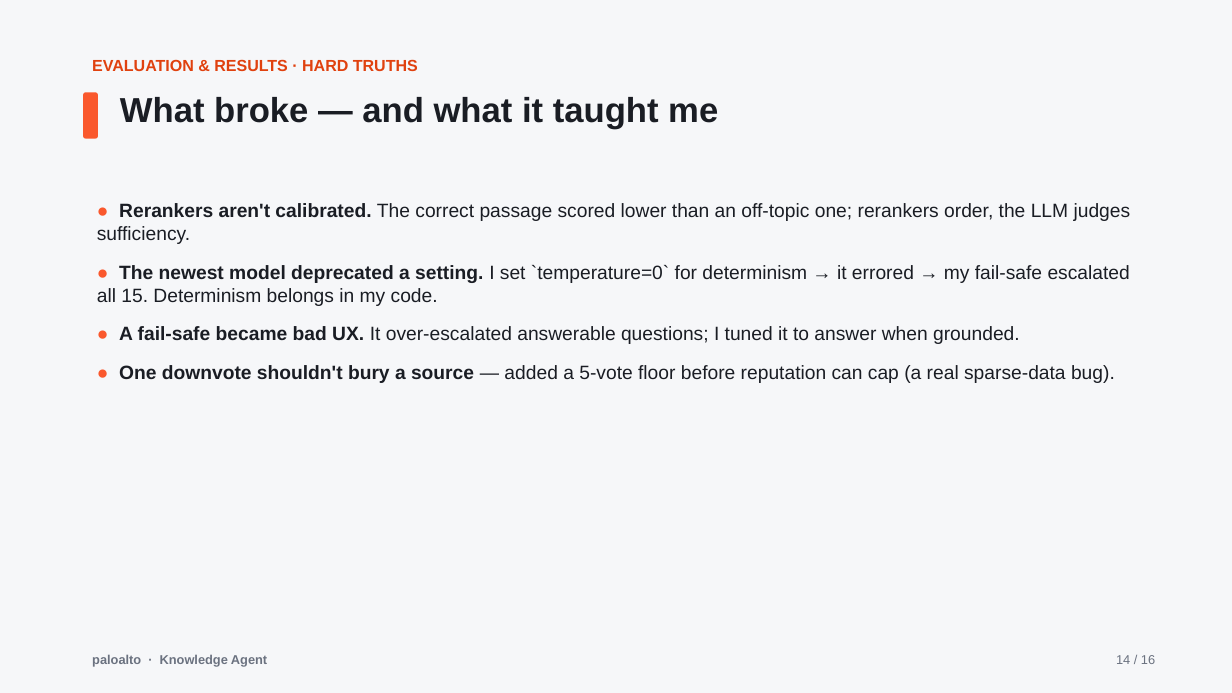
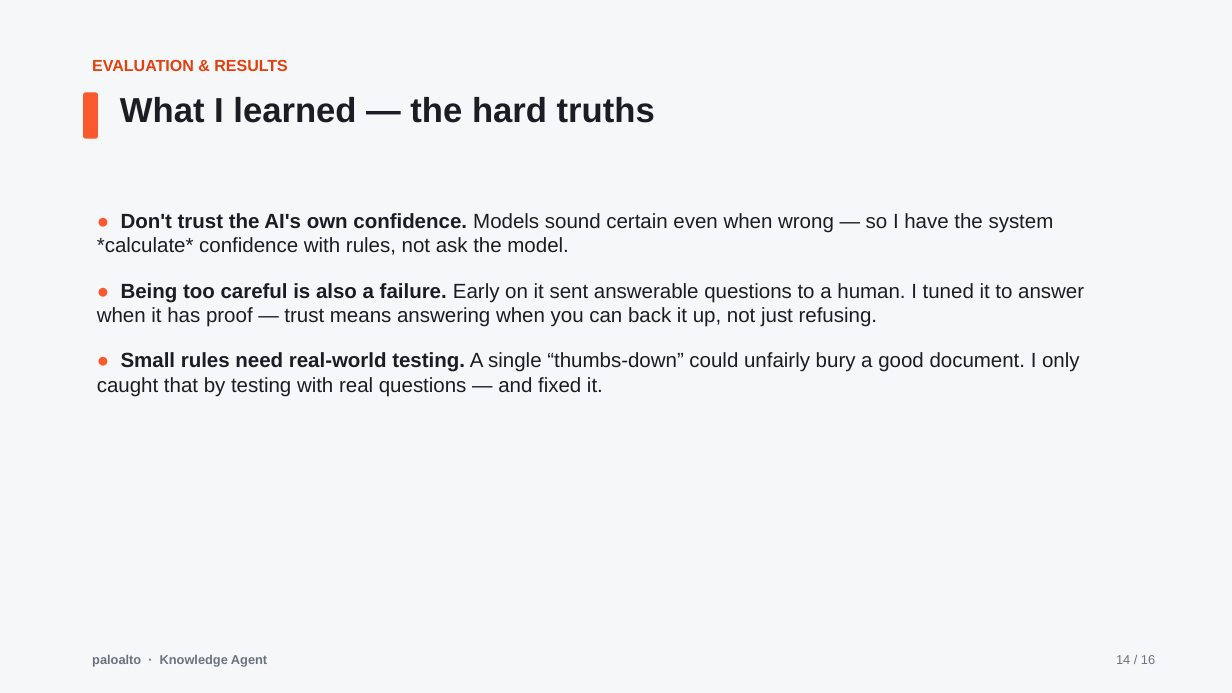
Before and after one commit to ashveej/PaloAltoknowledgeagent, a slide deck: slide 14 of presentation/Executive_Presentation.pptx. Drawn at 1232x693 pixels with LibreOffice and Linux fonts; fonts in the diff are those of the drawing. Boxes give left, top, right and bottom in pixels: in the first picture for what was removed or moved away, otherwise in the second. Text is boxed around its words. In the diff, an @@ line names an element or a change of style, - is before the commit and + after.

```diff
--- a/presentation/Executive_Presentation.pptx
+++ b/presentation/Executive_Presentation.pptx
@@ text at [92,59,288,71]: text changed @@
-EVALUATION & RESULTS · HARD TRUTHS
+EVALUATION & RESULTS
@@ text at [120,97,655,123]: text changed @@
-What broke — and what it taught me
+What I learned — the hard truths
@@ text at [97,213,1084,397]: text changed; size 15 to 16 pt @@
-● Rerankers aren't calibrated. The correct passage scored lower than an off-topic one; rerankers order, the LLM judges sufficiency.
-● The newest model deprecated a setting. I set `temperature=0` for determinism → it errored → my fail-safe escalated all 15. Determinism belongs in my code.
-● A fail-safe became bad UX. It over-escalated answerable questions; I tuned it to answer when grounded.
-● One downvote shouldn't bury a source — added a 5-vote floor before reputation can cap (a real sparse-data bug).
+● Don't trust the AI's own confidence. Models sound certain even when wrong — so I have the system *calculate* confidence with rules, not ask the model.
+● Being too careful is also a failure. Early on it sent answerable questions to a human. I tuned it to answer when it has proof — trust means answering when you can back it up, not just refusing.
+● Small rules need real-world testing. A single “thumbs-down” could unfairly bury a good document. I only caught that by testing with real questions — and fixed it.
```
Also in this commit, not shown: 3 other slides changed, 1 slide added, 1 slide removed, 2 other files.
